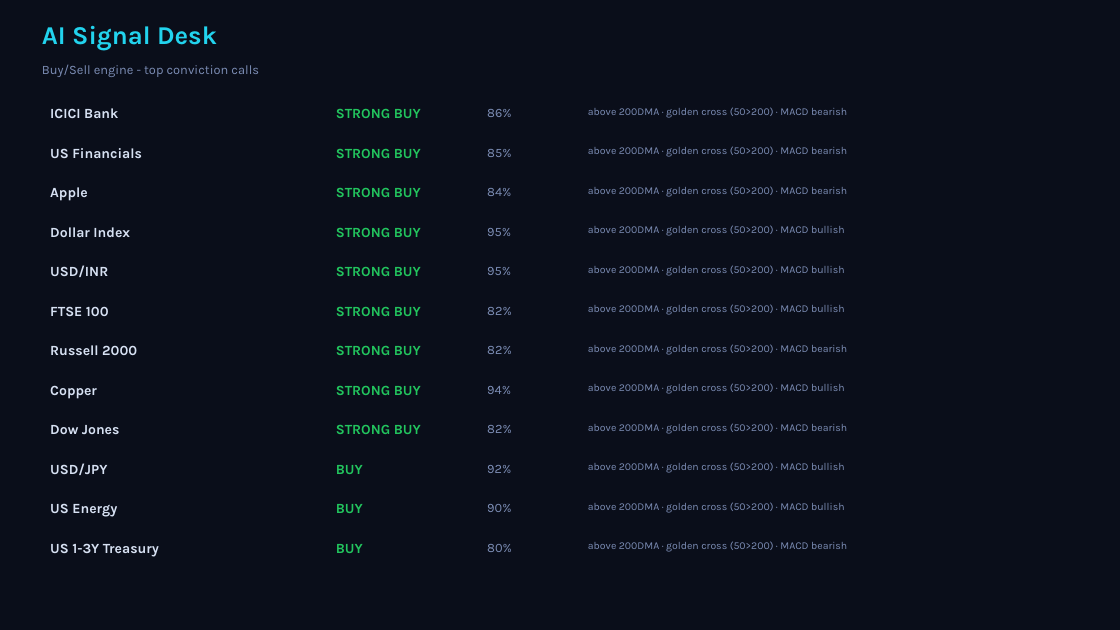
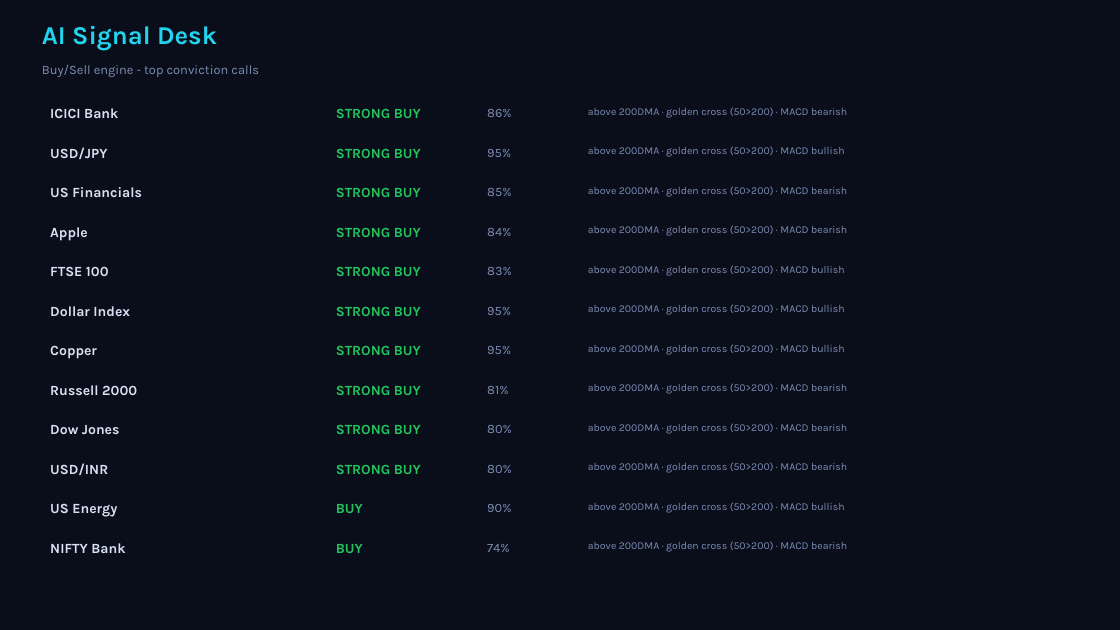
Before and after one commit to Pravkum23/pmr-terminal, a slide deck: slide 4 of docs/pmr_daily.pptx. Drawn at 1120x630 pixels with LibreOffice and Linux fonts; fonts in the diff are those of the drawing. Boxes give left, top, right and bottom in pixels: in the first picture for what was removed or moved away, otherwise in the second. Text is boxed around its words. In the diff, an @@ line names an element or a change of style, - is before the commit and + after.

```diff
--- a/docs/pmr_daily.pptx
+++ b/docs/pmr_daily.pptx
@@ text at [50,147,107,159]: text changed @@
-USD/INR
+USD/JPY
@@ text "95%": place and size @@
-text "95%" at [487,228,511,236]
+text "95%" at [487,149,511,157]
@@ text at [588,146,844,157]: text changed @@
-above 200DMA · golden cross (50>200) · MACD bearish
+above 200DMA · golden cross (50>200) · MACD bullish
@@ text at [588,225,847,236]: text changed @@
-above 200DMA · golden cross (50>200) · MACD bullish
+above 200DMA · golden cross (50>200) · MACD bearish
@@ text "FTSE 100": place and size @@
-text "FTSE 100" at [50,306,109,316]
+text "FTSE 100" at [50,266,109,276]
@@ text added at [487,267,512,275], 11 pt, text #7C8DB5 @@
+83%
@@ text "Dollar Index": place and size @@
-text "Dollar Index" at [50,227,130,237]
+text "Dollar Index" at [50,306,130,316]
@@ text removed at [487,307,512,315] @@
-82%
@@ text "Copper": place and size @@
-text "Copper" at [50,385,97,399]
+text "Copper" at [50,345,97,359]
@@ text at [487,346,511,354]: text changed @@
-82%
+95%
@@ text at [588,344,844,355]: text changed @@
-above 200DMA · golden cross (50>200) · MACD bearish
+above 200DMA · golden cross (50>200) · MACD bullish
@@ 6 texts: place and size @@
-6 texts at [50,148,511,355]
+6 texts at [50,187,511,395]
@@ text at [487,386,508,394]: text changed @@
-94%
+81%
@@ text at [588,383,847,394]: text changed @@
-above 200DMA · golden cross (50>200) · MACD bullish
+above 200DMA · golden cross (50>200) · MACD bearish
@@ text at [487,425,512,433]: text changed @@
-82%
+80%
@@ text at [50,463,108,475]: text changed @@
-USD/JPY
+USD/INR
@@ text at [336,465,421,474]: text changed @@
-BUY
+STRONG BUY
@@ text "80%": place and size @@
-text "80%" at [487,544,512,552]
+text "80%" at [487,465,512,473]
@@ text removed at [487,465,511,473] @@
-92%
@@ text at [588,462,847,473]: text changed @@
-above 200DMA · golden cross (50>200) · MACD bullish
+above 200DMA · golden cross (50>200) · MACD bearish
@@ text at [50,543,125,553]: text changed @@
-US 1-3Y Treasury
+NIFTY Bank
@@ text added at [487,544,510,552], 11 pt, text #7C8DB5 @@
+74%
```
Also in this commit, not shown: 3 other slides changed, 3 other files.
